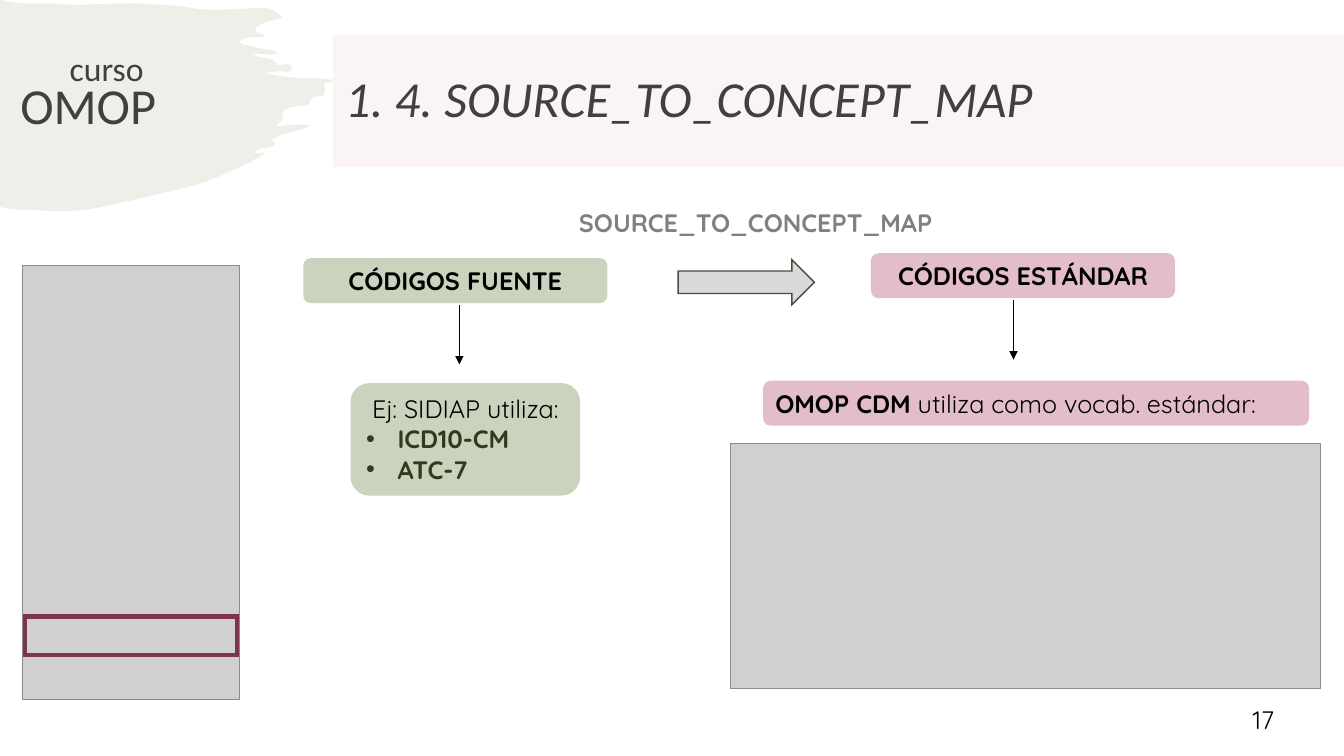
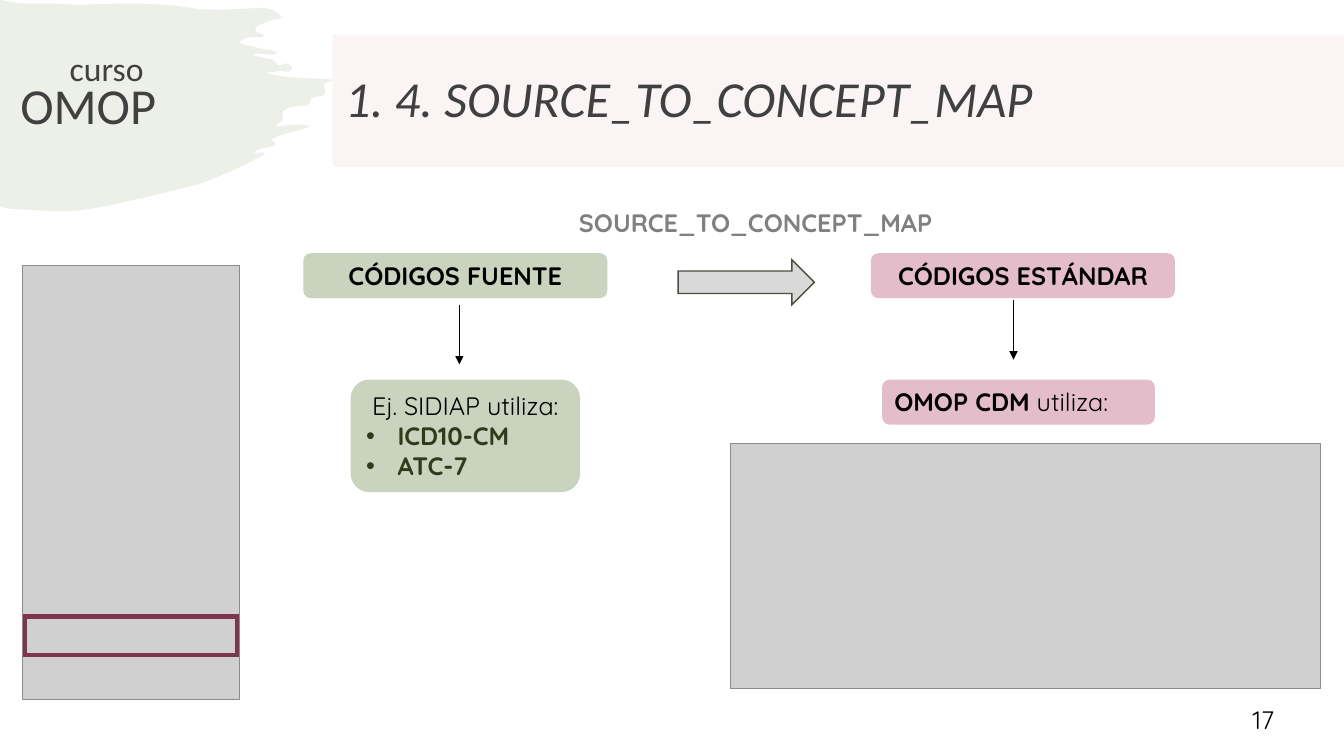
Before and after one commit to rwepi-idiapjgol/Curso_Introduccion_OMOP_2025, a slide deck: slide 17 of Dia2/CodeListGenerator/CodeListGenerator.pptx. Drawn at 1344x756 pixels with LibreOffice and Linux fonts; fonts in the diff are those of the drawing; grey boxes stand for pictures. Boxes give left, top, right and bottom in pixels: in the first picture for what was removed or moved away, otherwise in the second. Text is boxed around its words. In the diff, an @@ line names an element or a change of style, - is before the commit and + after.

```diff
--- a/Dia2/CodeListGenerator/CodeListGenerator.pptx
+++ b/Dia2/CodeListGenerator/CodeListGenerator.pptx
@@ rounded rectangle "CÓDIGOS FUENTE": place and size @@
-rounded rectangle "CÓDIGOS FUENTE" at box(303, 258, 608, 303)
+rounded rectangle "CÓDIGOS FUENTE" at box(303, 253, 608, 298)
@@ rounded rectangle "OMOP CDM utiliza:": place and size @@
-rounded rectangle "OMOP CDM utiliza:" at box(763, 381, 1310, 426)
+rounded rectangle "OMOP CDM utiliza:" at box(882, 380, 1155, 425)
@@ text in rounded rectangle at box(372, 396, 558, 420): text changed @@
-Ej: SIDIAP utiliza:
+Ej. SIDIAP utiliza:
@@ text in rounded rectangle at box(894, 392, 1108, 412): text changed @@
-OMOP CDM utiliza como vocab. estándar:
+OMOP CDM utiliza:
```
Also in this commit, not shown: 20 other slides changed, 1 slide added, 1 slide removed, 1 other file.
